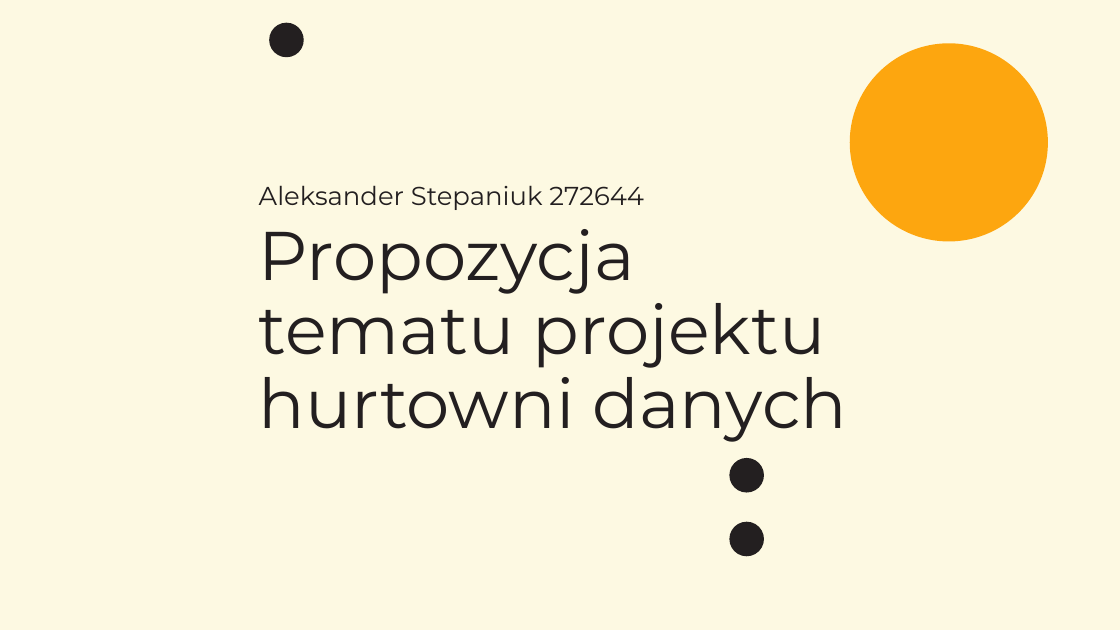
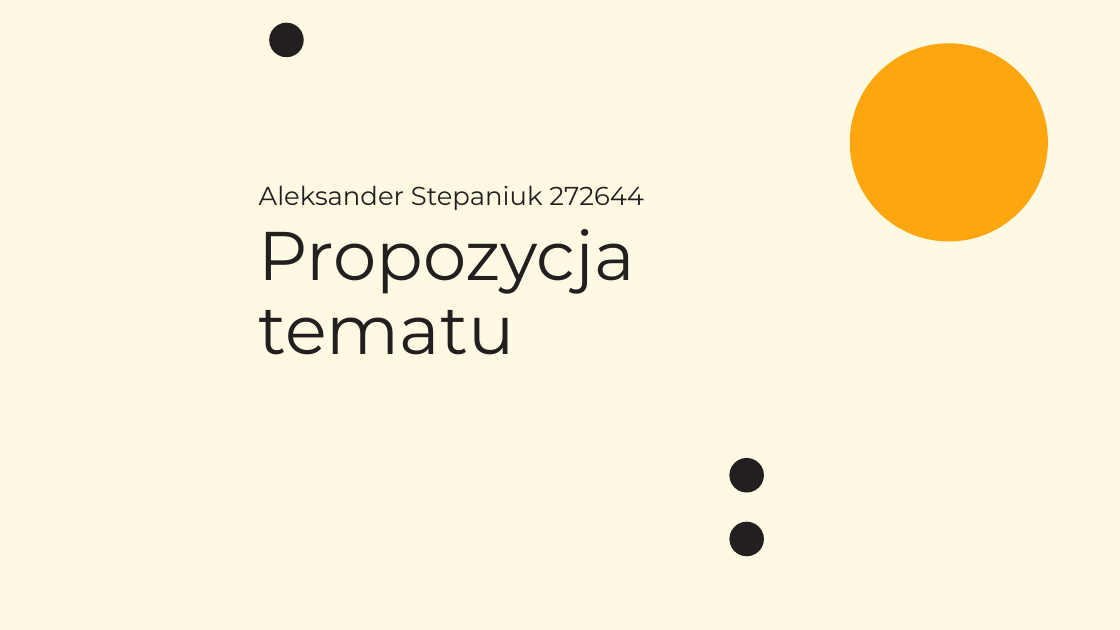
Before and after one commit to zawodev/PWR, a slide deck: slide 1 of sem6/HURT/lab7-dane/stepaniuk-hurtownie-propozycja.pptx. Drawn at 1120x630 pixels with LibreOffice and Linux fonts; fonts in the diff are those of the drawing; background and template pictures are left out. Boxes give left, top, right and bottom in pixels: in the first picture for what was removed or moved away, otherwise in the second. Text is boxed around its words. In the diff, an @@ line names an element or a change of style, - is before the commit and + after.

```diff
--- a/sem6/HURT/lab7-dane/stepaniuk-hurtownie-propozycja.pptx
+++ b/sem6/HURT/lab7-dane/stepaniuk-hurtownie-propozycja.pptx
@@ title at (259,229,635,355): text changed @@
-Propozycja tematu projektu hurtowni danych
+Propozycja tematu
```
Also in this commit, not shown: 1 other slide changed, 11 other files.
